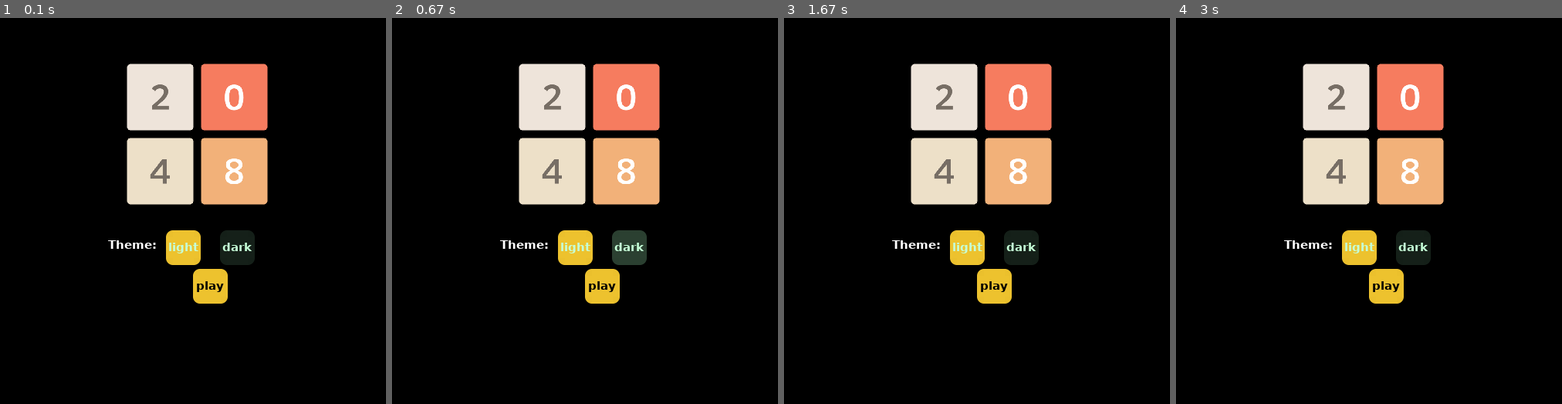
Above: before the commit, frames 1-4 (left to right).
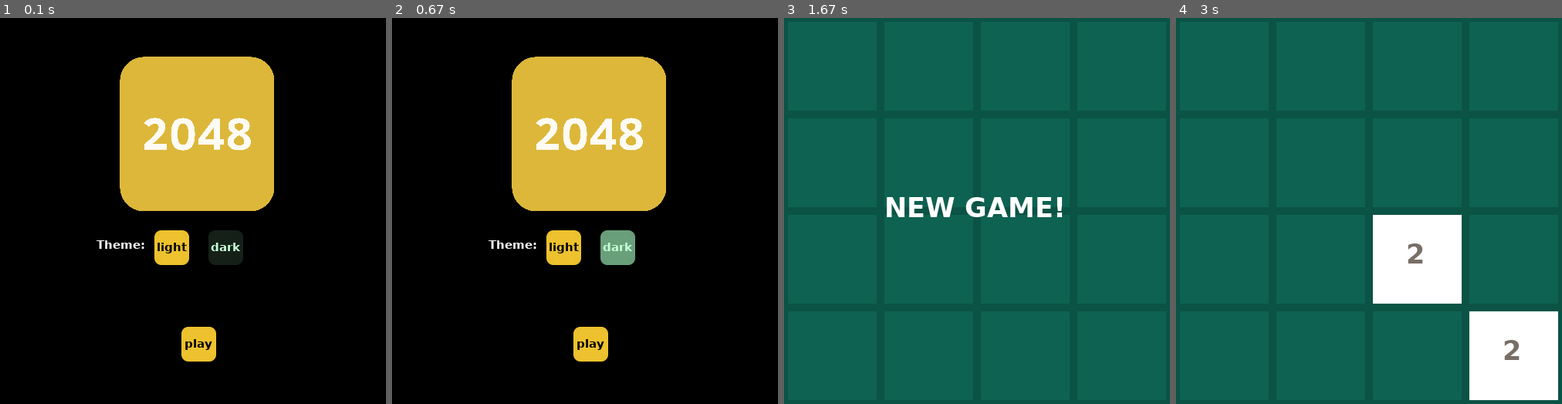
Above: after the commit, the same moments.

Repository: rajitbanerjee/2048-pygame
Game: pygame game, started from start.py
Two runs of this game, one before a commit and one after it. Both use one fixed random seed, a clock stepped at 60 frames per second and the inputs below.
Inputs (mouse positions are in pixels of both pictures, inside the frame that each line leads up to):
- Up to frame 1 (0.1 s): no input
- Up to frame 2 (0.67 s): press the mouse at (615, 245) at 0.37 s; move the mouse to (592, 176) at 0.47 s; release the mouse at (569, 106) at 0.6 s
- Up to frame 3 (1.67 s): press the mouse at (980, 342) at 0.7 s; move the mouse to (911, 334) at 0.8 s; release the mouse at (841, 322) at 0.93 s
- Up to frame 4 (3 s): no input

The runs differ from the first frame. In frame 1, 19% of the frame differs, in the area x 25-71%, y 10-89%; in frame 2, 19%; in frame 3, 100%, in the area x 0-100%, y 0-100%; in frame 4, 100%.

Commit message:
start screen improvements

Diff:
--- a/start.py
+++ b/start.py
@@ -90,13 +90,13 @@
     """
     # create light theme button
     light_theme = Button(
-        tuple(c["colour"]["light"]["2048"]), 215, 275, 45, 45, "light")
+        tuple(c["colour"]["light"]["2048"]), 200, 275, 45, 45, "light")
     # create dark theme button
     dark_theme = Button(
-        tuple(c["colour"]["dark"]["2048"]), 285, 275, 45, 45, "dark")
+        tuple(c["colour"]["dark"]["2048"]), 270, 275, 45, 45, "dark")
     # create play button
     play = Button(tuple(c["colour"]["light"]["2048"]),
-                  250, 325, 45, 45, "play")
+                  235, 400, 45, 45, "play")
 
     # default difficulty
     difficulty = 2048
@@ -109,13 +109,13 @@
         screen.fill(BLACK)
 
         screen.blit(pygame.transform.scale(
-            pygame.image.load("image/icon2.ico"), (200, 200)), (155, 50))
+            pygame.image.load("image/icon.ico"), (200, 200)), (155, 50))
 
         font = pygame.font.SysFont(c["font"], 15, bold=True)
         text = font.render("Theme: ", 1, WHITE)
-        screen.blit(text, (140, 285))
-
-        light_theme.draw(screen, (197, 255, 215))
+        screen.blit(text, (125, 285))
+
+        light_theme.draw(screen, BLACK)
         dark_theme.draw(screen, (197, 255, 215))
         play.draw(screen, BLACK)
 
@@ -141,8 +141,8 @@
                     theme_selected = True
 
                 # select dark theme
-                elif dark_theme.isOver(pos):
-                    dark_theme.colour = tuple(c["colour"]["dark"]["1024"])
+                if dark_theme.isOver(pos):
+                    dark_theme.colour = tuple(c["colour"]["dark"]["64"])
                     light_theme.colour = tuple(c["colour"]["light"]["2048"])
                     theme = "dark"
                     theme_selected = True
@@ -162,16 +162,22 @@
                     dark_theme.colour = tuple(c["colour"]["dark"]["2048"])
 
             # change colour on hovering over buttons
-            if event.type == pygame.MOUSEMOTION and not theme_selected:
-                if light_theme.isOver(pos):
-                    light_theme.colour = tuple(c["colour"]["light"]["64"])
-                if not light_theme.isOver(pos):
-                    light_theme.colour = tuple(c["colour"]["light"]["2048"])
-
-                if dark_theme.isOver(pos):
-                    dark_theme.colour = tuple(c["colour"]["dark"]["1024"])
-                if not dark_theme.isOver(pos):
-                    dark_theme.colour = tuple(c["colour"]["dark"]["2048"])
+            if event.type == pygame.MOUSEMOTION:
+                if not theme_selected:
+                    if light_theme.isOver(pos):
+                        light_theme.colour = tuple(c["colour"]["light"]["64"])
+                    else:
+                        light_theme.colour = tuple(c["colour"]["light"]["2048"])
+
+                    if dark_theme.isOver(pos):
+                        dark_theme.colour = tuple(c["colour"]["dark"]["64"])
+                    else:
+                        dark_theme.colour = tuple(c["colour"]["dark"]["2048"])
+
+                if play.isOver(pos):
+                    play.colour = tuple(c["colour"]["light"]["64"])
+                else:
+                    play.colour = tuple(c["colour"]["light"]["2048"])
 
 
 if __name__ == "__main__":
